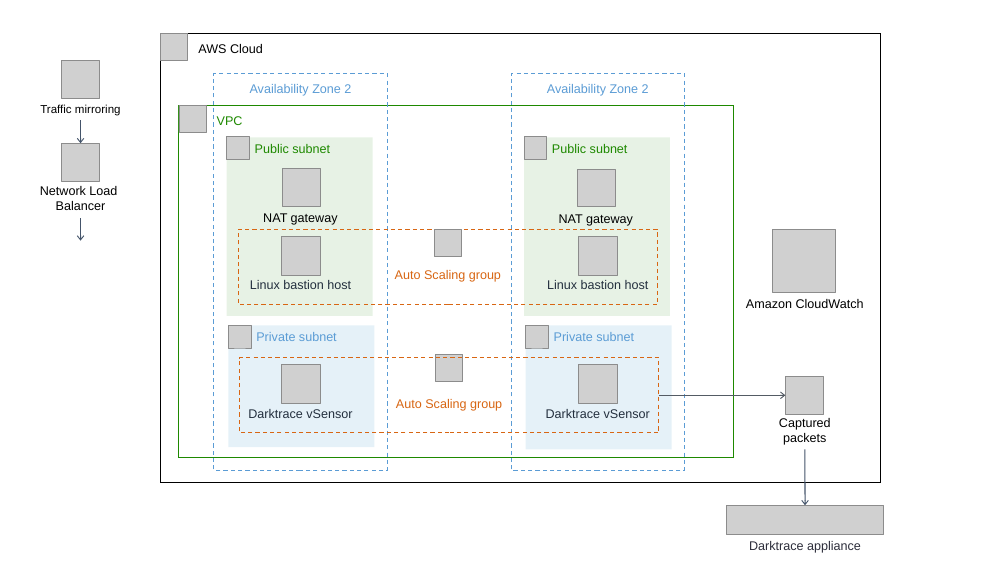
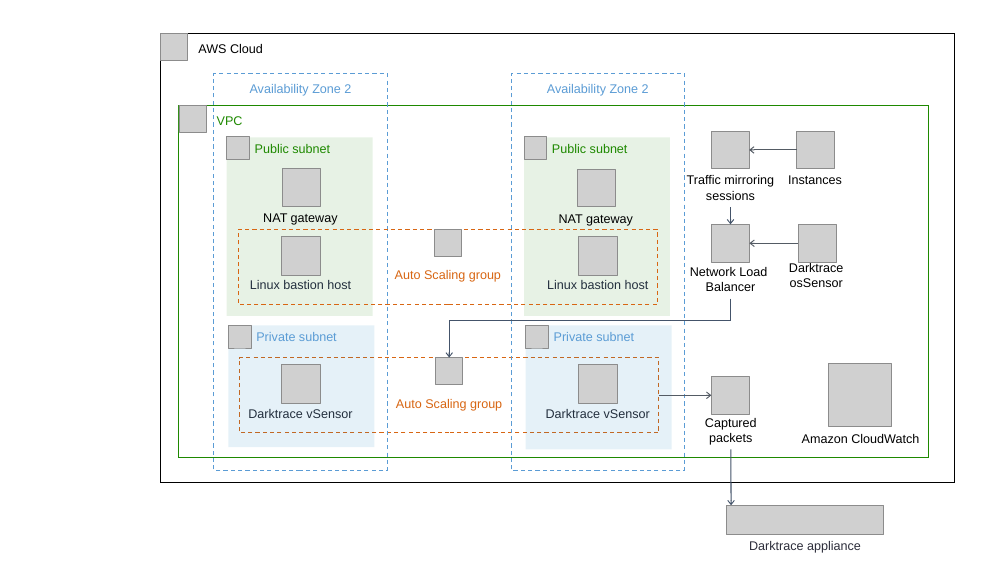
Before and after one commit to aws-quickstart/quickstart-darktrace-vsensor, a slide deck: slide 3 of docs/images/darktrace-vsensor-architecture-diagram.pptx. Drawn at 1008x567 pixels with LibreOffice and Linux fonts; fonts in the diff are those of the drawing; grey boxes stand for pictures. Boxes give left, top, right and bottom in pixels: in the first picture for what was removed or moved away, otherwise in the second. Text is boxed around its words. In the diff, an @@ line names an element or a change of style, - is before the commit and + after.

```diff
--- a/docs/images/darktrace-vsensor-architecture-diagram.pptx
+++ b/docs/images/darktrace-vsensor-architecture-diagram.pptx
@@ rectangle "AWS Cloud" resized from (x1=160, y1=33, x2=881, y2=482) to (x1=160, y1=33, x2=954, y2=482) @@
@@ rectangle "VPC" resized from (x1=179, y1=105, x2=734, y2=457) to (x1=179, y1=105, x2=929, y2=457) @@
@@ picture moved from (x1=61, y1=60, x2=99, y2=98) to (x1=712, y1=131, x2=749, y2=169) @@
@@ picture added at (x1=797, y1=131, x2=835, y2=169) @@
@@ text at (x1=687, y1=175, x2=774, y2=200): text changed; size 11 to 12 pt @@
-Traffic mirroring
+Traffic mirroring sessions
@@ arrow added from (797, 150) to (749, 150), #545B64 1 pt @@
@@ text added at (x1=788, y1=175, x2=842, y2=184), 12 pt, text #000000 @@
+Instances
@@ arrow moved from (81, 143) - (81, 119) to (730, 225) - (730, 207) @@
@@ arrow removed from (81, 218) to (81, 240) @@
@@ picture moved from (x1=62, y1=143, x2=100, y2=181) to (x1=712, y1=225, x2=749, y2=262) @@
@@ picture added at (x1=799, y1=225, x2=836, y2=262) @@
@@ text "Network Load Balancer" moved from (x1=40, y1=186, x2=117, y2=210) to (x1=690, y1=267, x2=767, y2=291) @@
@@ arrow added from (799, 243) to (749, 243), #545B64 1 pt @@
@@ text added at (x1=789, y1=262, x2=844, y2=287), 12 pt, text #000000 @@
+Darktrace osSensor
@@ elbow arrow added from (730, 299) to (449, 358), #44546A 1 pt @@
@@ picture moved from (x1=773, y1=230, x2=836, y2=293) to (x1=829, y1=364, x2=892, y2=426) @@
@@ arrow moved from (659, 395) - (786, 395) to (659, 395) - (712, 395) @@
@@ text "Amazon CloudWatch" moved from (x1=746, y1=299, x2=864, y2=308) to (x1=802, y1=434, x2=919, y2=443) @@
@@ 1 picture, 1 text, 1 arrow moved together from (x1=779, y1=377, x2=831, y2=505) to (x1=705, y1=377, x2=757, y2=505) @@
```
Also in this commit, not shown: 3 slides added, 1 other file.
